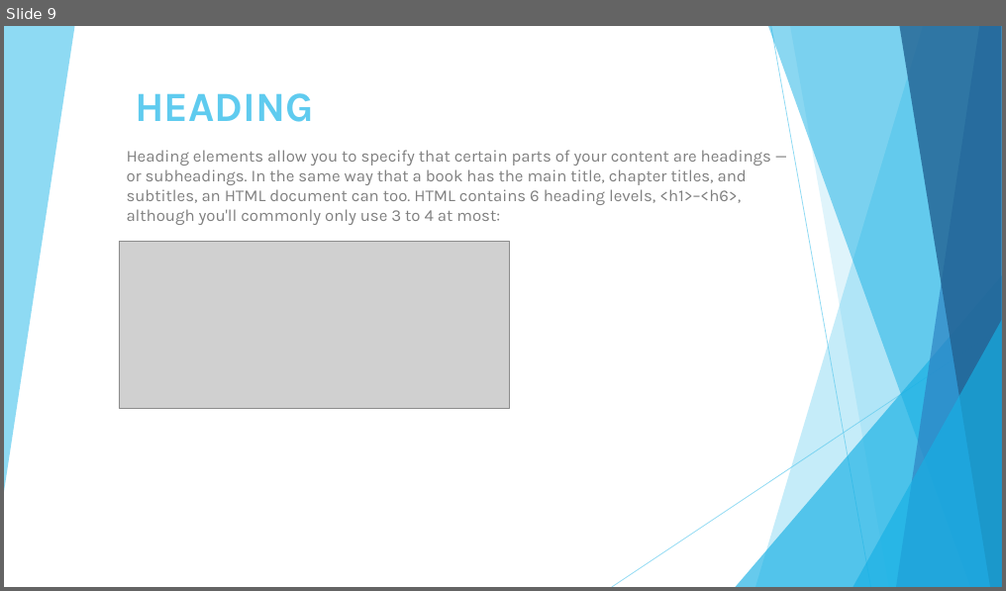
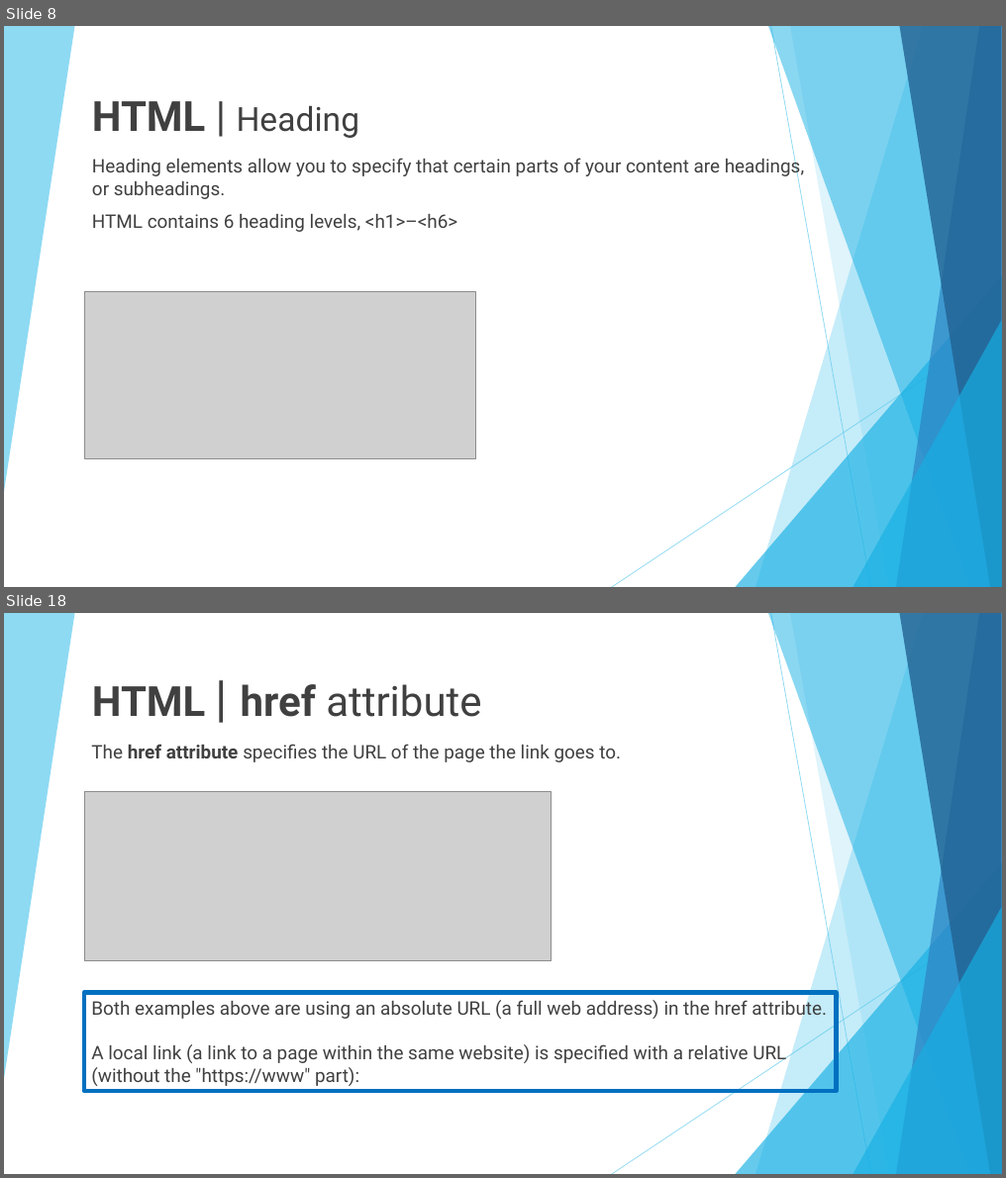
Before and after one commit to 01Primo/slides, a slide deck: 03_HTML.pptx. Shown one above the other, each under a label of ours: slide 9 before the commit, slides 8 and 18 after it; the slides between them are not shown. The pictures are 1006x591 and 1006x1178 pixels, drawn with LibreOffice and Linux fonts; fonts in the diff are those of the drawing; grey boxes stand for pictures. Boxes give left, top, right and bottom in pixels: in the first picture for what was removed or moved away, otherwise in the second. Text is boxed around its words. In the diff, an @@ line names an element or a change of style, - is before the commit and + after.

```diff
--- a/03_HTML.pptx
+++ b/03_HTML.pptx
@@ slide 18 added at <box>4,613,1002,1174</box>, background #FFFFFF; not listed: 10 template elements that a slide beside it also shows @@
@@ text added at <box>92,684,481,717</box>, 40 pt, text #404040 @@
+HTML | href attribute
@@ subtitle added at <box>91,744,621,762</box>, 18 pt, text #404040 @@
+The href attribute specifies the URL of the page the link goes to.
@@ picture added at <box>84,792,551,961</box> @@
@@ rectangle added at <box>84,993,837,1091</box>, outline #0070C0 4.5 pt, 18 pt, text #404040 @@
+Both examples above are using an absolute URL (a full web address) in the href attribute.
+A local link (a link to a page within the same website) is specified with a relative URL (without the "https://www" part):
@@ what was slide 9 is now slide 8 @@
@@ slide 8 changed as well @@
@@ text at <box>92,101,360,138</box>: text changed; size 40 to 32 pt; font Karla to Roboto; text colour #5FCBEF to #404040; bold off @@
-HEADING
+HTML | Heading
@@ subtitle at <box>92,156,804,232</box>: text changed; size 16 to 18 pt; font Karla to Roboto; text colour #808080 to #404040 @@
-Heading elements allow you to specify that certain parts of your content are headings — or subheadings. In the same way that a book has the main title, chapter titles, and subtitles, an HTML document can too. HTML contains 6 heading levels, <h1>–<h6>, although you'll commonly only use 3 to 4 at most:
+Heading elements allow you to specify that certain parts of your content are headings, or subheadings.
+HTML contains 6 heading levels, <h1>–<h6>
@@ picture: place and size @@
-picture at <box>119,241,509,408</box>
+picture at <box>85,291,475,460</box>
```
Also in this commit, not shown: 6 other slides changed, 27 other slides added, 8 slides removed, 5 other files.
